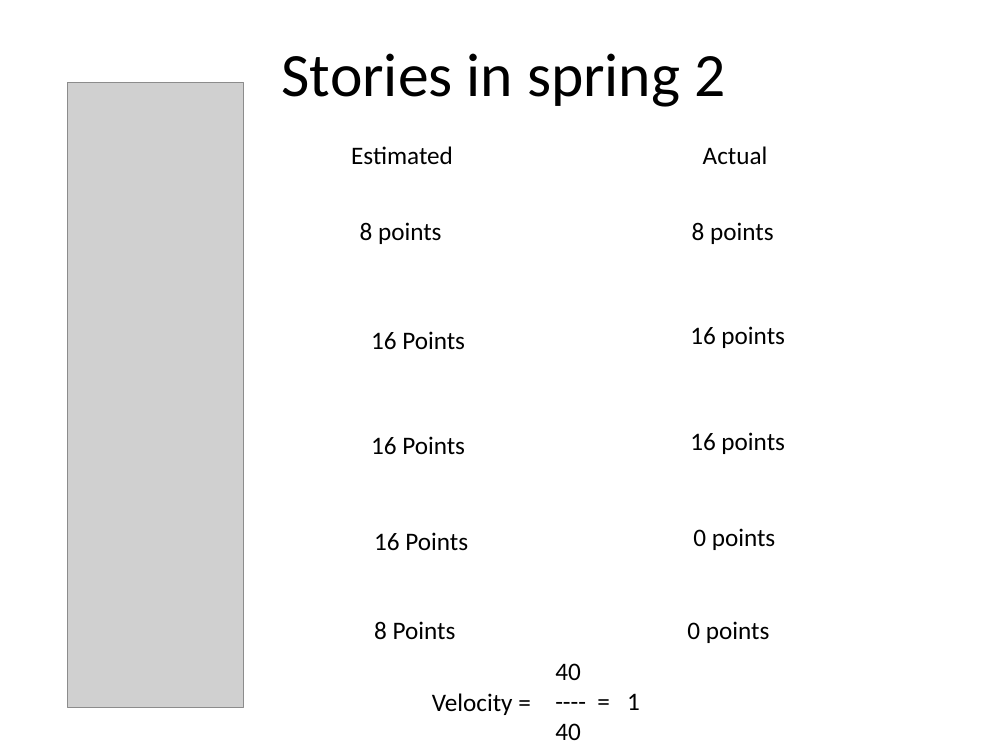
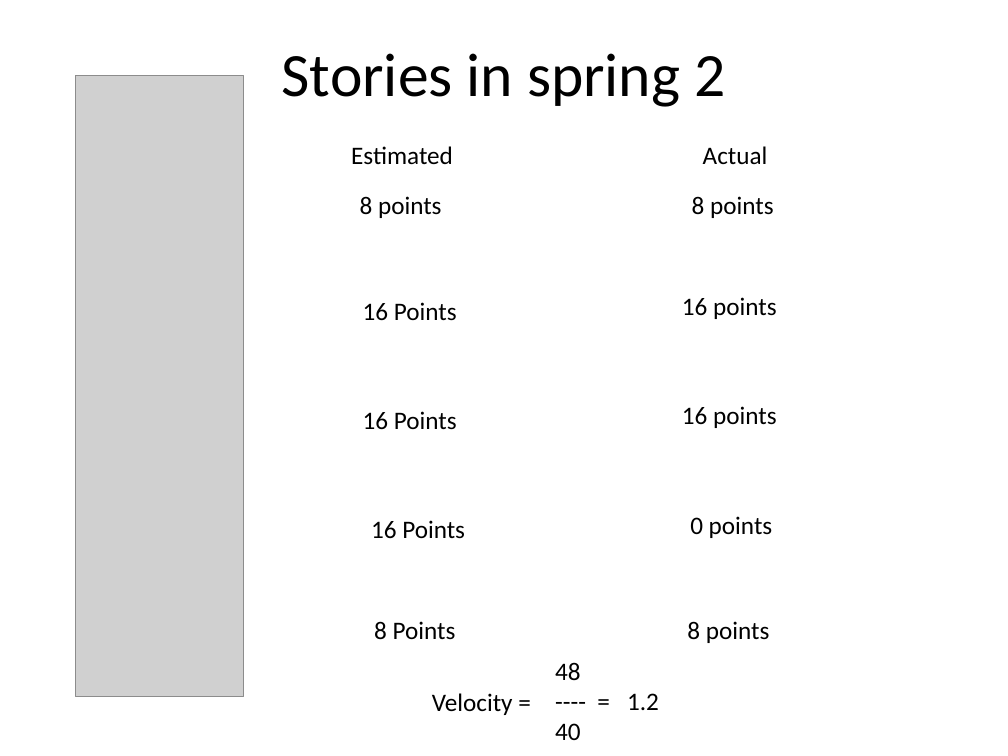
Before and after one commit to FIU-SCIS-Senior-Project-2015-Spring/Designer-Drugs-Database-App, a slide deck: slide 3 of Presentation Slides/Presentation 3.pptx. Drawn at 1008x756 pixels with LibreOffice and Linux fonts; fonts in the diff are those of the drawing; grey boxes stand for pictures. Boxes give left, top, right and bottom in pixels: in the first picture for what was removed or moved away, otherwise in the second. Text is boxed around its words. In the diff, an @@ line names an element or a change of style, - is before the commit and + after.

```diff
--- a/Presentation Slides/Presentation 3.pptx
+++ b/Presentation Slides/Presentation 3.pptx
@@ picture: place and size @@
-picture at (68, 82, 244, 707)
+picture at (76, 76, 244, 697)
@@ text "8 points": place and size @@
-text "8 points" at (360, 222, 442, 244)
+text "8 points" at (360, 196, 442, 218)
@@ text "8 points": place and size @@
-text "8 points" at (692, 222, 774, 244)
+text "8 points" at (692, 196, 774, 218)
@@ text "16 Points": place and size @@
-text "16 Points" at (371, 331, 465, 350)
+text "16 Points" at (363, 302, 457, 321)
@@ text "16 points": place and size @@
-text "16 points" at (690, 326, 785, 348)
+text "16 points" at (682, 297, 777, 319)
@@ text "16 Points": place and size @@
-text "16 Points" at (371, 436, 465, 455)
+text "16 Points" at (363, 411, 457, 430)
@@ text "16 points": place and size @@
-text "16 points" at (690, 432, 785, 454)
+text "16 points" at (682, 406, 777, 428)
@@ text "16 Points": place and size @@
-text "16 Points" at (374, 532, 468, 550)
+text "16 Points" at (371, 520, 465, 539)
@@ text "0 points": place and size @@
-text "0 points" at (693, 528, 776, 550)
+text "0 points" at (690, 516, 773, 538)
@@ text at (687, 621, 770, 643): text changed @@
-0 points
+8 points
@@ text at (555, 662, 659, 740): text changed @@
-40
----- = 1
-40
+48
+---- = 1.2
+40
```
Also in this commit, not shown: 3 other slides changed, 3 slides added, 57 other files.
